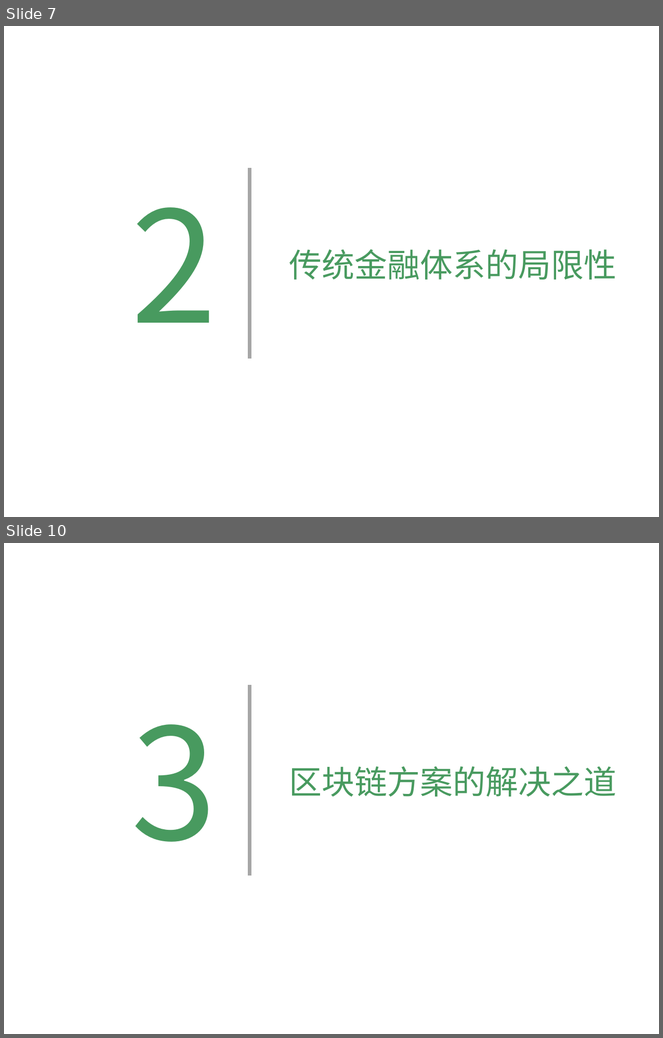
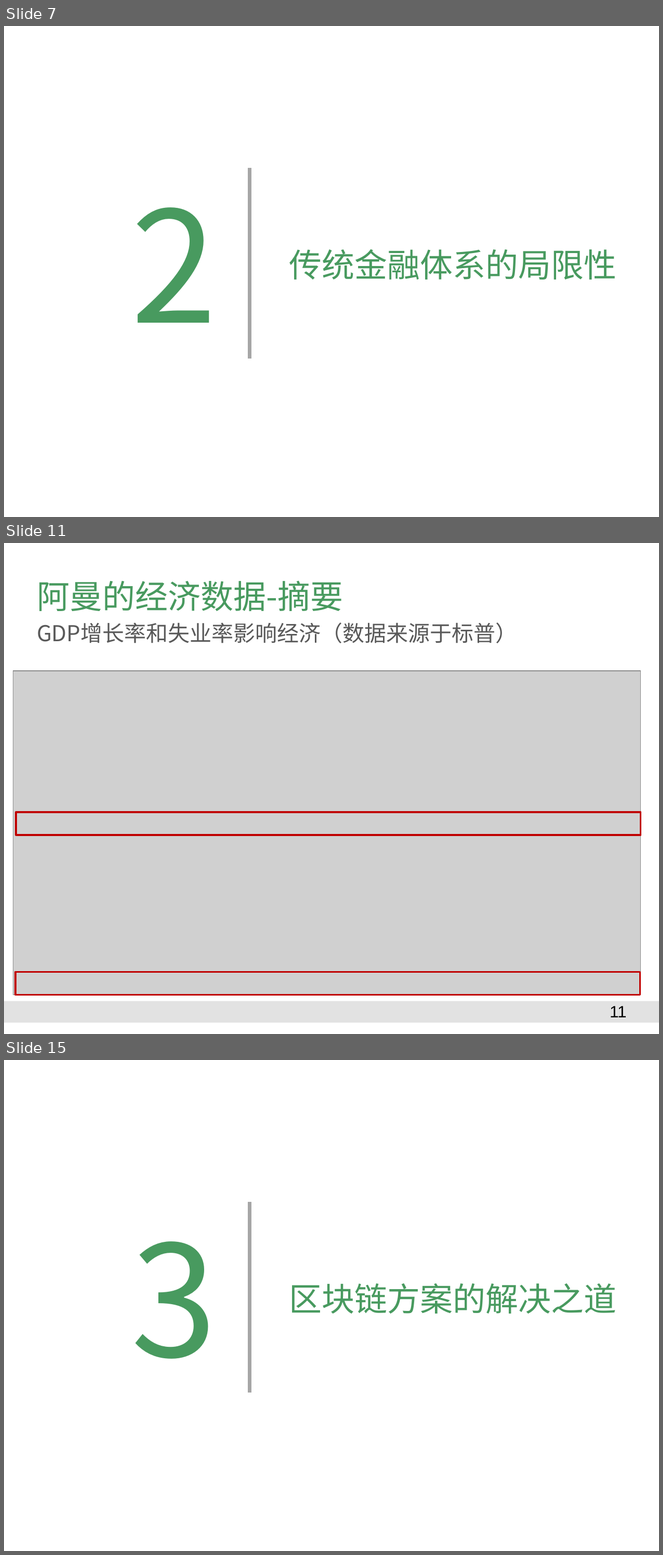
Before and after one commit to Catfeeds/DOC, a slide deck: 阿曼/proposal for Oman.pptx. Shown one above the other, each under a label of ours: slides 7 and 10 before the commit, slides 7, 11 and 15 after it; the slides between them are not shown. The pictures are 663x1038 and 663x1555 pixels, drawn with LibreOffice and Linux fonts; fonts in the diff are those of the drawing; grey boxes stand for pictures; background and template pictures are left out. Boxes give left, top, right and bottom in pixels: in the first picture for what was removed or moved away, otherwise in the second. Text is boxed around its words. In the diff, an @@ line names an element or a change of style, - is before the commit and + after.

```diff
--- a/阿曼/proposal for Oman.pptx
+++ b/阿曼/proposal for Oman.pptx
@@ slide 11 added at (x1=4, y1=543, x2=659, y2=1034), background #FFFFFF @@
@@ title added at (x1=37, y1=580, x2=344, y2=611), 36 pt, text #489A5F @@
+阿曼的经济数据-摘要
@@ text added at (x1=37, y1=623, x2=517, y2=643), 24 pt, text #595959 @@
+GDP增长率和失业率影响经济（数据来源于标普）
@@ picture added at (x1=13, y1=671, x2=641, y2=995) @@
@@ rectangle added at (x1=16, y1=812, x2=641, y2=835), outline #C00000 2 pt @@
@@ rectangle added at (x1=16, y1=972, x2=641, y2=995), outline #C00000 2 pt @@
@@ rectangle added at (x1=4, y1=1002, x2=659, y2=1023), fill #E2E2E2 @@
@@ page number added at (x1=610, y1=1006, x2=627, y2=1018), 18 pt, text #000000 @@
+11
@@ what was slide 10 is now slide 15 @@
```
Also in this commit, not shown: 3 slides changed, 7 other slides added, 1 slide removed, 4 other files.
